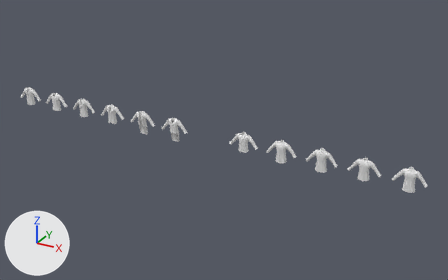
Before and after pictures for a commit that changed the Blender file Attires/Attires_Layerwear2/Attires_Layerwear2_ALL.blend.
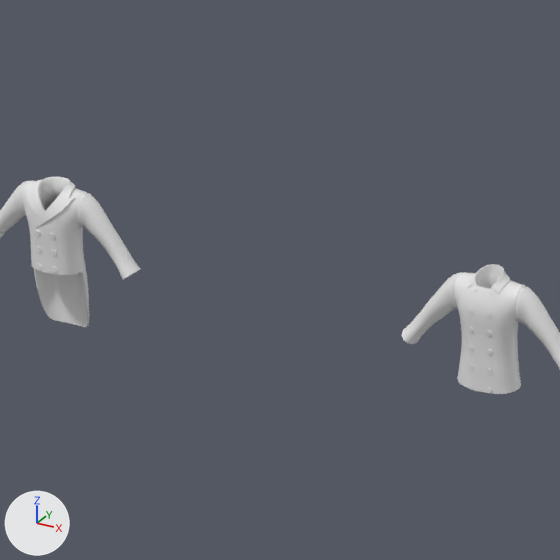
Each version is shown whole from a 50 mm lens placed at (19.84, -18.46, 10.33), pointed at (9.4, 0.52, 0.84), then close up on the part from 37% to 57% of the width and 32% to 64% of the height. The lights are fixed; the arrows at lower left show +X, +Y and +Z.

Before the edit, the objects in view are built like this:
```python
ob_attire_layerwear2_leatherjacket_sleeves = bpy.data.objects.new('Attire_Layerwear2_LeatherJacket_Sleeves', me_attire_layerwear2_leatherjacket_sleeves)
ob_attire_layerwear2_leatherjacket_sleeves.location = (10.5, 0.0, 0.0)
ob_attire_layerwear2_tailcoatdressage = bpy.data.objects.new('Attire_Layerwear2_TailcoatDressage', me_attire_layerwear2_tailcoatdressage)
ob_attire_layerwear2_tailcoatdressage.location = (7.5, 0.0, 0.0)
ob_attire_layerwear2_tailcoatdressage_sleeves = bpy.data.objects.new('Attire_Layerwear2_TailcoatDressage_Sleeves', me_attire_layerwear2_tailcoatdressage_sleeves)
ob_attire_layerwear2_tailcoatdressage_sleeves.location = (7.5, 0.0, 0.0)
# also in view: 'Attire_Layerwear2_LeatherJacket' at (10.5, -0.01, 1.19)
```
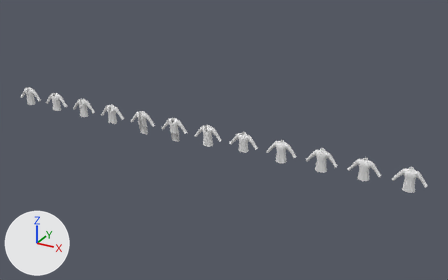
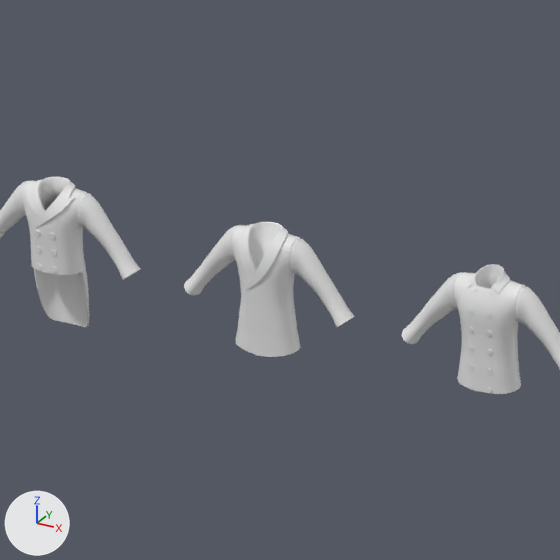
Commit message: Added new Attires

Where the change shows, as pixel boxes (x1, y1, x2, y2) in the close-ups (560 x 560 px):
'Attire_Layerwear2_SmokingJacket', added
    after: (232, 222, 300, 357)
'Attire_Layerwear2_SmokingJacket_Sleeves', added
    after: (184, 225, 354, 327)

Edits to the bpy script that builds the scene:
```text
Add me_attire_layerwear2_smokingjacket:
    me_attire_layerwear2_smokingjacket.from_pydata(...)  # 612 vertices, 649 faces; spans x -0.212..0.212, y -0.14..0.125, z 0.734..1.525
    me_attire_layerwear2_smokingjacket.polygons.foreach_set('use_smooth', [True] * 649)
Add ob_attire_layerwear2_smokingjacket_sleeves:
    ob_attire_layerwear2_smokingjacket_sleeves = bpy.data.objects.new('Attire_Layerwear2_SmokingJacket_Sleeves', me_attire_layerwear2_tailcoatdressage_sleeves.copy())  # the mesh of ob_attire_layerwear2_tailcoatdressage_sleeves
    ob_attire_layerwear2_smokingjacket_sleeves.location = (9.0, 0.0, 0.0)
    _m = ob_attire_layerwear2_smokingjacket_sleeves.modifiers.new('Mirror', 'MIRROR')
    _m.use_clip = True
Add ob_attire_layerwear2_smokingjacket:
    ob_attire_layerwear2_smokingjacket = bpy.data.objects.new('Attire_Layerwear2_SmokingJacket', me_attire_layerwear2_smokingjacket)
    ob_attire_layerwear2_smokingjacket.location = (9.0, 0.0, 0.0)
```
